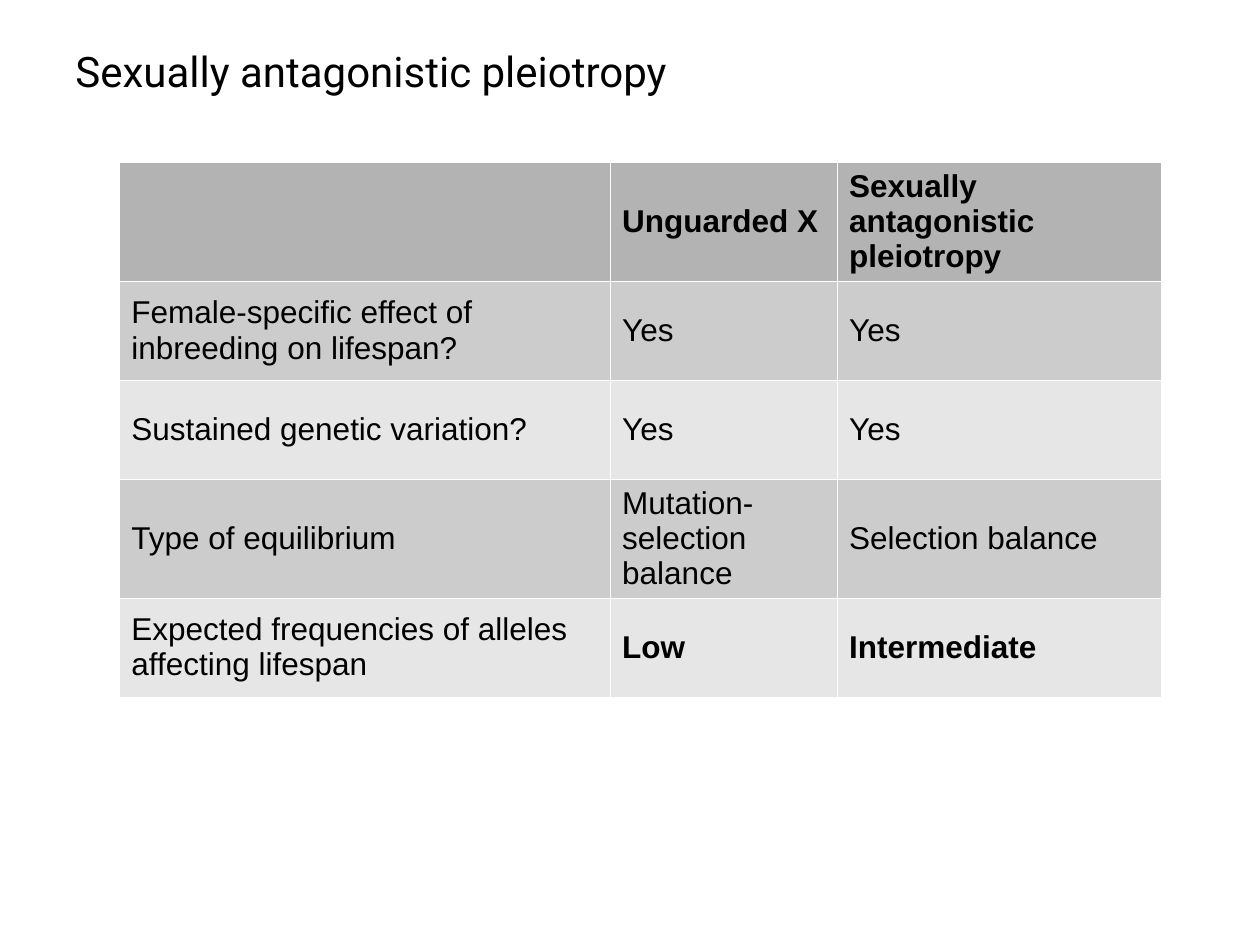
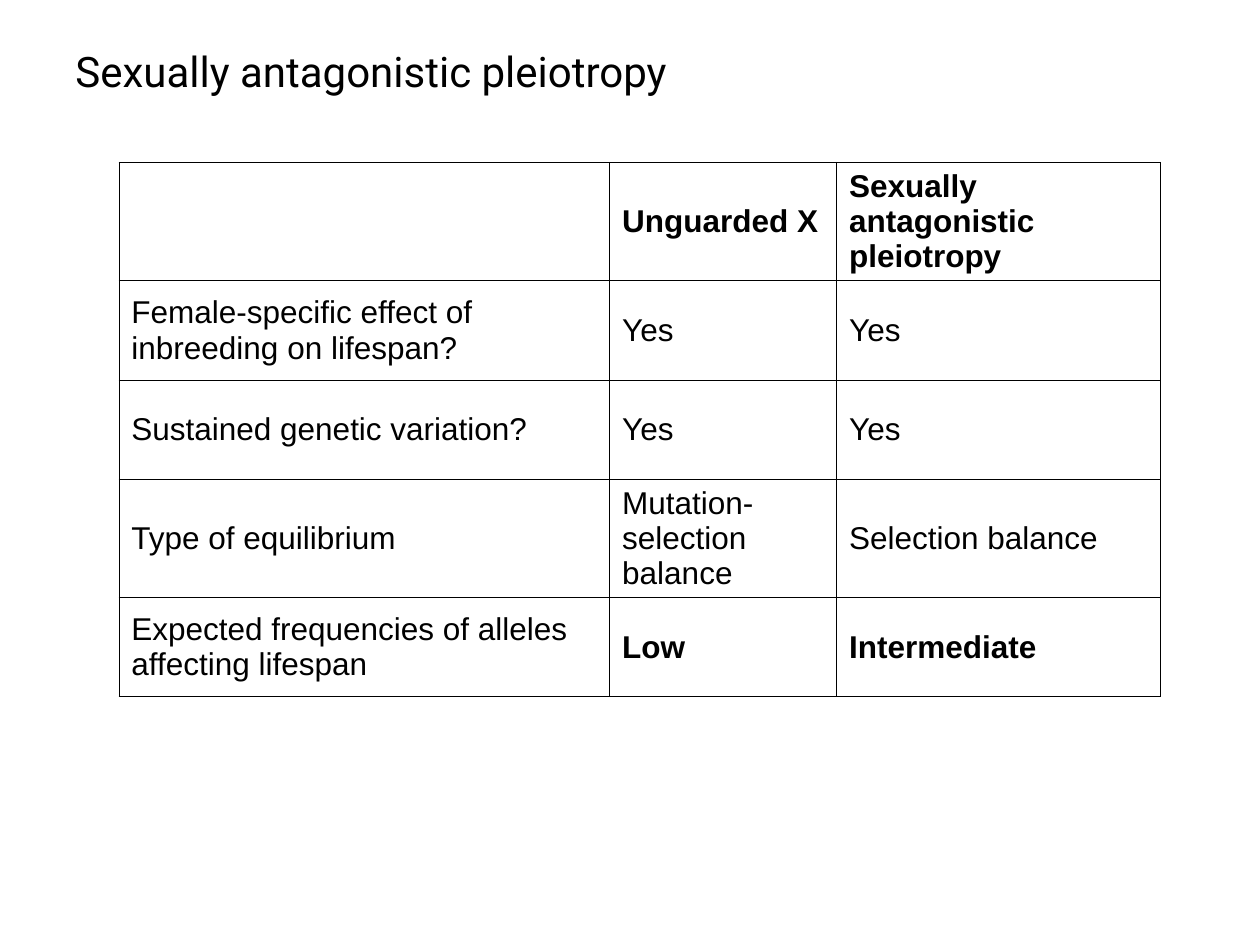
Before and after one commit to IgnasiLucas/UX, a slide deck: slide 17 of doc/2018_Prague/UX.odp (slide 18 before the commit). Drawn at 1260x945 pixels with LibreOffice and Linux fonts; fonts in the diff are those of the drawing; background and template pictures are left out. Boxes give left, top, right and bottom in pixels: in the first picture for what was removed or moved away, otherwise in the second. Text is boxed around its words. In the diff, an @@ line names an element or a change of style, - is before the commit and + after.

```diff
--- a/doc/2018_Prague/UX.odp
+++ b/doc/2018_Prague/UX.odp
@@ table at bbox=[118, 163, 1159, 698] @@
@@ fill #B3B3B3 to none in 2 cells @@
@@ fill #CCCCCC to none in 6 cells @@
@@ fill #E6E6E6 to none in 6 cells @@
@@ borders changed @@
```
Also in this commit, not shown: 1 other slide changed, 8 slides added, 1 slide removed.
